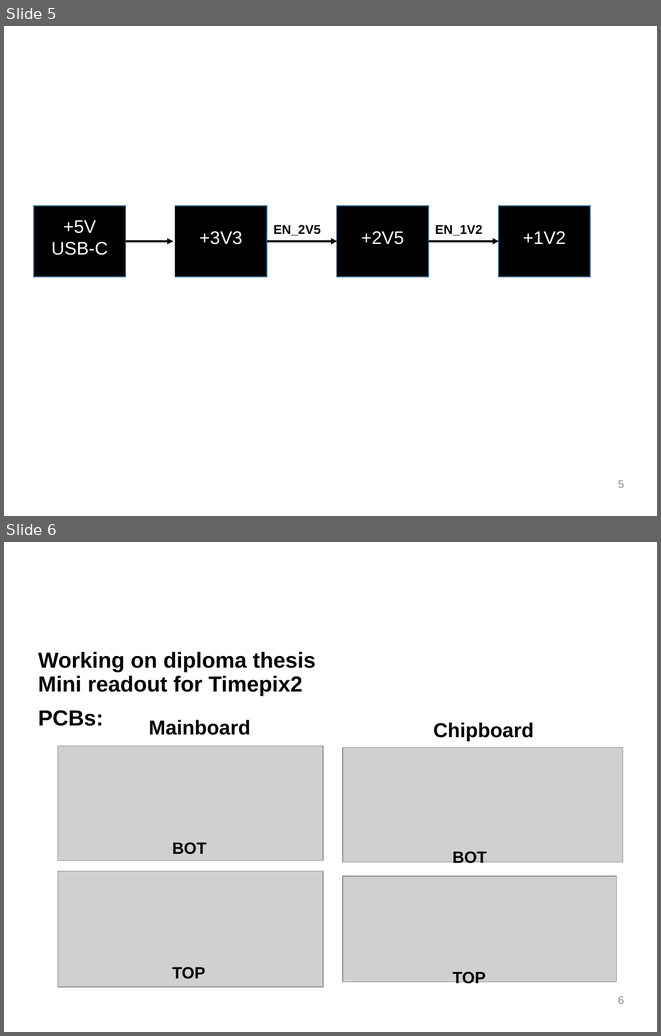
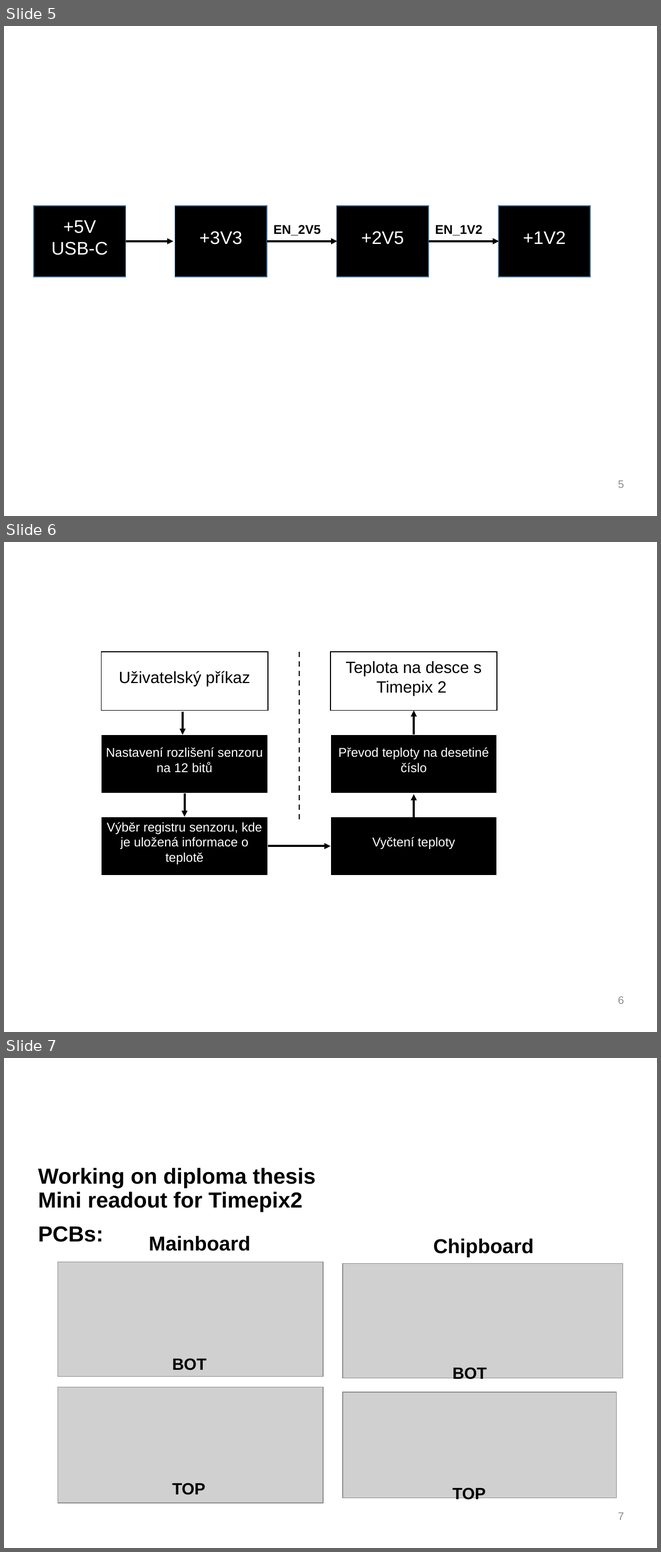
Before and after one commit to opavlas/Diplomka, a slide deck: Prezentace/diplomka_diagramy.pptx. Shown one above the other, each under a label of ours: slides 5 and 6 before the commit, slides 5, 6 and 7 after it. The pictures are 661x1036 and 661x1552 pixels, drawn with LibreOffice and Linux fonts; fonts in the diff are those of the drawing; grey boxes stand for pictures; background and template pictures are left out. Boxes give left, top, right and bottom in pixels: in the first picture for what was removed or moved away, otherwise in the second. Text is boxed around its words. In the diff, an @@ line names an element or a change of style, - is before the commit and + after.

```diff
--- a/Prezentace/diplomka_diagramy.pptx
+++ b/Prezentace/diplomka_diagramy.pptx
@@ slide 6 added at (x1=4, y1=542, x2=657, y2=1032), background #FFFFFF @@
@@ rectangle added at (x1=102, y1=652, x2=268, y2=711), outline #000000 1 pt, 18 pt, text #000000 @@
+Uživatelský příkaz
@@ line added from (299, 652) to (299, 821), #000000 1.5 pt dashed @@
@@ rectangle added at (x1=330, y1=652, x2=497, y2=711), outline #000000 1 pt, 18 pt, text #000000 @@
+Teplota na desce s Timepix 2
@@ arrow added from (183, 712) to (183, 734), #000000 2.25 pt @@
@@ arrow added from (414, 734) to (414, 711), #000000 2.25 pt @@
@@ rectangle added at (x1=102, y1=734, x2=268, y2=793), fill #000000, outline #FFFFFF 1 pt, 14 pt, text #FFFFFF @@
+Nastavení rozlišení senzoru na 12 bitů
@@ rectangle added at (x1=330, y1=734, x2=497, y2=793), fill #000000, outline #FFFFFF 1 pt, 14 pt, text #FFFFFF @@
+Převod teploty na desetiné číslo
@@ arrow added from (184, 793) to (184, 816), #000000 2.25 pt @@
@@ arrow added from (414, 818) to (414, 794), #000000 2.25 pt @@
@@ rectangle added at (x1=102, y1=816, x2=268, y2=875), fill #000000, outline #FFFFFF 1 pt, 14 pt, text #FFFFFF @@
+Výběr registru senzoru, kde je uložená informace o teplotě
@@ rectangle added at (x1=330, y1=816, x2=497, y2=875), fill #000000, outline #FFFFFF 1 pt, 14 pt, text #FFFFFF @@
+Vyčtení teploty
@@ arrow added from (268, 846) to (330, 846), #000000 2.25 pt @@
@@ page number added at (x1=618, y1=996, x2=624, y2=1004), 12 pt, text #8C8C8C @@
+6
@@ what was slide 6 is now slide 7 @@
@@ page number at (x1=618, y1=1512, x2=624, y2=1520): text changed @@
-6
+7
```
Also in this commit, not shown: 28 other files.
